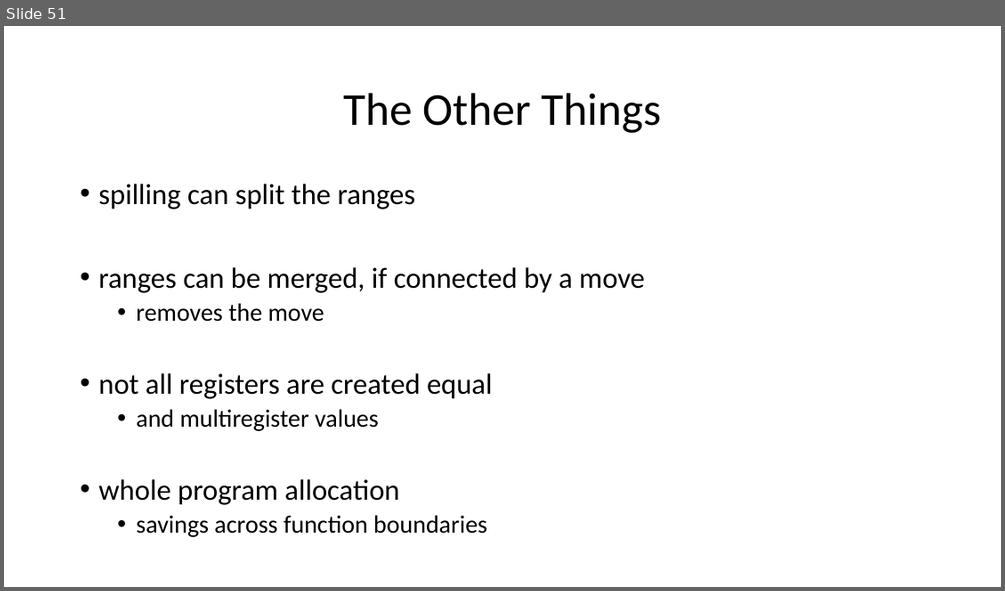
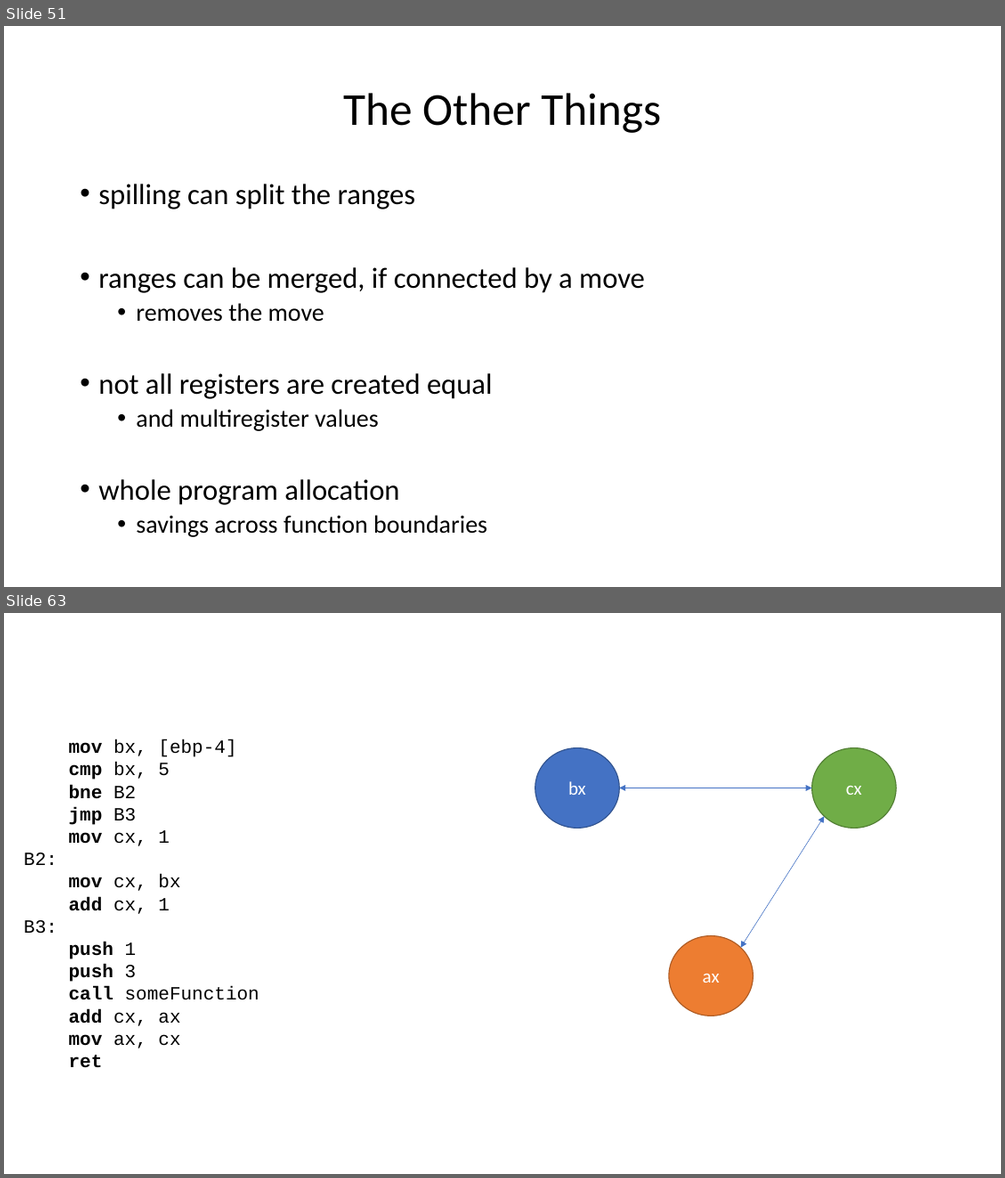
Before and after one commit to ganoliz/NI-GEN, a slide deck: media/NI-GEN-8.pptx. Shown one above the other, each under a label of ours: slide 51 before the commit, slides 51 and 63 after it; the slides between them are not shown. The pictures are 1005x591 and 1005x1178 pixels, drawn with LibreOffice and Linux fonts; fonts in the diff are those of the drawing. Boxes give left, top, right and bottom in pixels: in the first picture for what was removed or moved away, otherwise in the second. Text is boxed around its words. In the diff, an @@ line names an element or a change of style, - is before the commit and + after.

```diff
--- a/media/NI-GEN-8.pptx
+++ b/media/NI-GEN-8.pptx
@@ slide 63 added at (4, 613, 1001, 1174), background #FFFFFF @@
@@ text added at (24, 739, 259, 1068), 18 pt, text #000000 @@
+mov bx, [ebp-4]
+cmp bx, 5
+bne B2
+jmp B3
+mov cx, 1
+B2:
+mov cx, bx
+add cx, 1
+B3:
+push 1
+push 3
+call someFunction
+add cx, ax
+mov ax, cx
+ret
@@ ellipse added at (535, 747, 619, 827), fill #4472C4, outline #325491 1 pt, 18 pt, text #FFFFFF @@
+bx
@@ ellipse added at (811, 747, 896, 827), fill #70AD47, outline #538035 1 pt, 18 pt, text #FFFFFF @@
+cx
@@ double arrow added from (619, 788) to (811, 788), #4472C4 0.5 pt @@
@@ double arrow added from (741, 948) to (825, 817), #4472C4 0.5 pt @@
@@ ellipse added at (669, 936, 753, 1016), fill #ED7D31, outline #AF5C24 1 pt, 18 pt, text #FFFFFF @@
+ax
```
Also in this commit, not shown: 2 slides changed, 16 other slides added, 5 other files.
